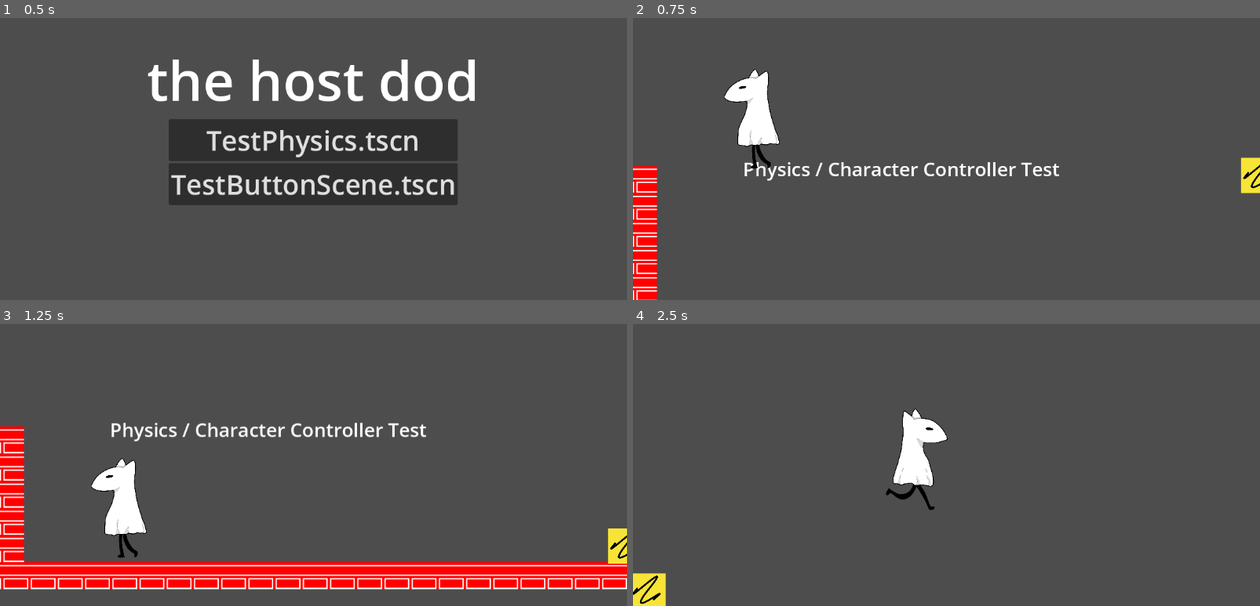
Above: before the commit, frames 1-4 (two rows, left to right).
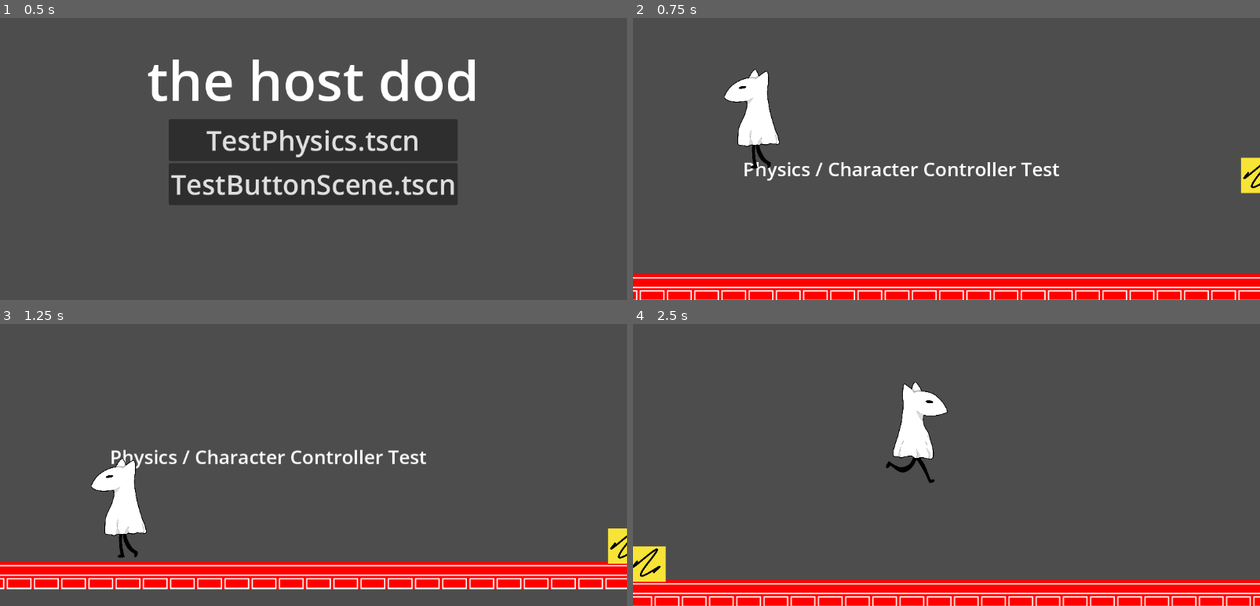
Above: after the commit, the same moments.

Repository: rcivan/ghost-dog
Game: Godot game, scene res://MainTitle.tscn
Same seed, same stepped clock (60 frames per second), same inputs: the game is played once before the commit and once after it.
Inputs:
- Up to frame 1 (0.5 s): no input
- Up to frame 2 (0.75 s): click "TestPhysics.tscn" at 0.5 s
- Up to frame 3 (1.25 s): no input
- Up to frame 4 (2.5 s): hold Q (slide) 1.28-2.03 s; hold Right (right) from 1.28 s (still down); tap Space (jump) at 1.52, 2.27 s; tap Q (slide) at 2.1 s

Frame 1 is identical in both runs. In frame 2, 11% of the frame differs, in the area x 0-100%, y 52-100%; in frame 3, 5.0%; in frame 4, 12%, in the area x 0-100%, y 20-100%.

Commit message:
tilemaped button

Diff:
--- a/game/assets/prelim/tiles/prelim_tiles.tres
+++ b/game/assets/prelim/tiles/prelim_tiles.tres
@@ -1,38 +1,10 @@
 [gd_resource type="TileSet" load_steps=6 format=3 uid="uid://cokllca8dc6h3"]
 
-[ext_resource type="Texture2D" uid="uid://m7jlyrhbw41t" path="res://assets/prelim/button_spritesheet.png" id="1_2ybor"]
+[ext_resource type="PackedScene" uid="uid://dkwrathnvna2f" path="res://elements/stage/Button.tscn" id="2_dj0io"]
 [ext_resource type="Texture2D" uid="uid://y8iaf7dkde7c" path="res://assets/prelim/tiles/spritesheet.png" id="2_rluwx"]
 
 [sub_resource type="TileMapPattern" id="TileMapPattern_y2lqt"]
 tile_data = PackedInt32Array(0, 1, 0, 65536, 1, 1, 1, 65537, 0, 65537, 65537, 1)
-
-[sub_resource type="TileSetAtlasSource" id="TileSetAtlasSource_x0jjn"]
-texture = ExtResource("1_2ybor")
-texture_region_size = Vector2i(50, 50)
-1:1/0 = 0
-1:1/0/physics_layer_0/linear_velocity = Vector2(0, 0)
-1:1/0/physics_layer_0/angular_velocity = 0.0
-1:1/0/physics_layer_0/polygon_0/points = PackedVector2Array(25, 25, 5, -5, 5, -25, -25, -25, -25, 25)
-1:1/0/physics_layer_1/linear_velocity = Vector2(0, 0)
-1:1/0/physics_layer_1/angular_velocity = 0.0
-1:0/0 = 0
-1:0/0/physics_layer_0/linear_velocity = Vector2(0, 0)
-1:0/0/physics_layer_0/angular_velocity = 0.0
-1:0/0/physics_layer_1/linear_velocity = Vector2(0, 0)
-1:0/0/physics_layer_1/angular_velocity = 0.0
-1:0/0/physics_layer_1/polygon_0/points = PackedVector2Array(5, 5, 5, 25, -25, 25, -25, 5)
-0:0/0 = 0
-0:0/0/physics_layer_0/linear_velocity = Vector2(0, 0)
-0:0/0/physics_layer_0/angular_velocity = 0.0
-0:0/0/physics_layer_1/linear_velocity = Vector2(0, 0)
-0:0/0/physics_layer_1/angular_velocity = 0.0
-0:0/0/physics_layer_1/polygon_0/points = PackedVector2Array(-5, 25, -5, 5, 25, 5, 25, 25)
-0:1/0 = 0
-0:1/0/physics_layer_0/linear_velocity = Vector2(0, 0)
-0:1/0/physics_layer_0/angular_velocity = 0.0
-0:1/0/physics_layer_0/polygon_0/points = PackedVector2Array(-25, 25, -5, -5, -5, -25, 25, -25, 25, 25)
-0:1/0/physics_layer_1/linear_velocity = Vector2(0, 0)
-0:1/0/physics_layer_1/angular_velocity = 0.0
 
 [sub_resource type="TileSetAtlasSource" id="TileSetAtlasSource_r6boi"]
 texture = ExtResource("2_rluwx")
@@ -110,6 +82,9 @@
 5:1/0/physics_layer_1/linear_velocity = Vector2(0, 0)
 5:1/0/physics_layer_1/angular_velocity = 0.0
 
+[sub_resource type="TileSetScenesCollectionSource" id="TileSetScenesCollectionSource_a22dp"]
+scenes/1/scene = ExtResource("2_dj0io")
+
 [resource]
 tile_size = Vector2i(50, 50)
 physics_layer_0/collision_layer = 1
@@ -118,5 +93,5 @@
 custom_data_layer_0/name = "button"
 custom_data_layer_0/type = 1
 sources/1 = SubResource("TileSetAtlasSource_r6boi")
-sources/0 = SubResource("TileSetAtlasSource_x0jjn")
+sources/3 = SubResource("TileSetScenesCollectionSource_a22dp")
 pattern_0 = SubResource("TileMapPattern_y2lqt")
--- a/game/elements/stage/Button.tscn
+++ b/game/elements/stage/Button.tscn
@@ -5,7 +5,7 @@
 [ext_resource type="Texture2D" uid="uid://b847ipen7ciqk" path="res://assets/prelim/button/pressed.png" id="3_qgn0p"]
 
 [sub_resource type="RectangleShape2D" id="RectangleShape2D_ptf3a"]
-size = Vector2(69, 31)
+size = Vector2(80, 30)
 
 [sub_resource type="SpriteFrames" id="SpriteFrames_1j6gh"]
 animations = [{
@@ -27,23 +27,26 @@
 }]
 
 [sub_resource type="RectangleShape2D" id="RectangleShape2D_4lpm2"]
-size = Vector2(45, 27)
+size = Vector2(40, 30)
 
 [node name="StaticBody2D" type="StaticBody2D"]
+position = Vector2(0, 25)
 script = ExtResource("1_3w5ju")
+metadata/_edit_group_ = true
 
 [node name="CollisionShape2D" type="CollisionShape2D" parent="."]
-position = Vector2(51.5, 83.5)
+position = Vector2(0, -15)
 shape = SubResource("RectangleShape2D_ptf3a")
 
 [node name="AnimatedSprite2D" type="AnimatedSprite2D" parent="."]
+position = Vector2(-50, -100)
 sprite_frames = SubResource("SpriteFrames_1j6gh")
 centered = false
 
 [node name="Area2D" type="Area2D" parent="."]
 
 [node name="CollisionShape2D" type="CollisionShape2D" parent="Area2D"]
-position = Vector2(54.5, 53.5)
+position = Vector2(0, -47)
 shape = SubResource("RectangleShape2D_4lpm2")
 
 [connection signal="body_entered" from="Area2D" to="." method="_on_area_2d_body_entered"]
--- a/game/test/stages/TestButtonScene.tscn
+++ b/game/test/stages/TestButtonScene.tscn
@@ -7,15 +7,15 @@
 [node name="Button" type="Node2D"]
 
 [node name="StaticBody2D" parent="." instance=ExtResource("1_ht8ex")]
-position = Vector2(527, 253)
+position = Vector2(577, 553)
 
 [node name="TileMap" type="TileMap" parent="."]
 tile_set = ExtResource("2_pmrgn")
 format = 2
-layer_0/tile_data = PackedInt32Array(458752, 1, 0, 524288, 1, 1, 458753, 65537, 0, 524289, 65537, 1, 458754, 1, 0, 524290, 1, 1, 458755, 65537, 0, 524291, 65537, 1, 458756, 1, 0, 524292, 1, 1, 458757, 65537, 0, 524293, 65537, 1, 458758, 1, 0, 524294, 1, 1, 458759, 65537, 0, 524295, 65537, 1, 458760, 1, 0, 524296, 1, 1, 458761, 65537, 0, 524297, 65537, 1, 458762, 1, 0, 524298, 1, 1, 458763, 65537, 0, 524299, 65537, 1, 458764, 1, 0, 524300, 1, 1, 458765, 65537, 0, 524301, 65537, 1, 458766, 1, 0, 524302, 1, 1, 458767, 65537, 0, 524303, 65537, 1, 458768, 1, 0, 524304, 1, 1, 458769, 65537, 0, 524305, 65537, 1, 458770, 1, 0, 524306, 1, 1, 458771, 65537, 0, 524307, 65537, 1, 458772, 1, 0, 524308, 1, 1, 458773, 65537, 0, 524309, 65537, 1, 458774, 1, 0, 524310, 1, 1, 458775, 65537, 0, 524311, 65537, 1)
+layer_0/tile_data = PackedInt32Array(720897, 1, 0, 786433, 1, 1, 720898, 65537, 0, 786434, 65537, 1, 720899, 1, 0, 786435, 1, 1, 720900, 65537, 0, 786436, 65537, 1, 720901, 1, 0, 786437, 1, 1, 720902, 65537, 0, 786438, 65537, 1, 720903, 1, 0, 786439, 1, 1, 720904, 65537, 0, 786440, 65537, 1, 720905, 1, 0, 786441, 1, 1, 720906, 65537, 0, 786442, 65537, 1, 720907, 1, 0, 786443, 1, 1, 720908, 65537, 0, 786444, 65537, 1, 720909, 1, 0, 786445, 1, 1, 720910, 65537, 0, 786446, 65537, 1, 720911, 1, 0, 786447, 1, 1, 720912, 65537, 0, 786448, 65537, 1, 720913, 1, 0, 786449, 1, 1, 720914, 65537, 0, 786450, 65537, 1, 720915, 1, 0, 786451, 1, 1, 720916, 65537, 0, 786452, 65537, 1, 720917, 1, 0, 786453, 1, 1, 720918, 65537, 0, 786454, 65537, 1, 720919, 1, 0, 786455, 1, 1)
 
 [node name="Player" parent="." instance=ExtResource("3_q5gj0")]
-position = Vector2(245, 67)
+position = Vector2(345, 267)
 
 [node name="Camera2D" type="Camera2D" parent="Player"]
 position = Vector2(2.08165e-12, -150)
--- a/game/test/stages/TestPhysics.tscn
+++ b/game/test/stages/TestPhysics.tscn
@@ -33,11 +33,11 @@
 limit_top = 0
 
 [node name="Map" type="TileMap" parent="."]
-position = Vector2(-6, -2.08165e-12)
+position = Vector2(-50, -50)
 tile_set = ExtResource("2_hv3n7")
 format = 2
 layer_0/z_index = -1
-layer_0/tile_data = PackedInt32Array(720897, 1, 0, 655361, 1 …(247 unchanged characters)… 83, 1, 0, 851984, 1, 0, 851985, 1, 0, 851989, 1, 0, 851990, 1, 0, 851991, 1, 0, 851988, 1, 0, 851987, 1, 0, 851986, 1, 0, 851992, 1, 0, 851993, 1, 0, 851994, 1, 0, 851995, 1, 0, 851996, 1, 0, 851997, 1, 0, 851998, 1, 0, 851999, 1, 0, 852000, 1, 0, 852001, 65537, 0, 852002, 1, 0, 852003, 1, 0, 852004, 1, 0, 852005, 1, 0, 852006, 1, 0, 852007, 1, 0, 852008, 1, 0, 852009, 1, 0, 852010, 1, 0, 852011, 1, 0, 852012, 1, 0, 852013, 1, 0, 852014, 1, 0, 852015, 1, 0, 852016, 1, 0, 852017, 1, 0, 852018, 1, 0, 852019, 1, 0, 852020, 1, 0, 852021, 1, 0, 852022, 1, 0, 852023, 1, 0, 852024, 1, 0, 852025, 1, 0, 852026, 1, 0, 852027, 1, 0, 852028, 1, 0, 852029, 1, 0)
+layer_0/tile_data = PackedInt32Array(720897, 1, 0, 655361, 1 …(247 unchanged characters)… 83, 1, 0, 851984, 1, 0, 851985, 1, 0, 852002, 1, 0, 852003, 1, 0, 852004, 1, 0, 852005, 1, 0, 852006, 1, 0, 852007, 1, 0, 852008, 1, 0, 852009, 1, 0, 852010, 1, 0, 852011, 1, 0, 852012, 1, 0, 852013, 1, 0, 852014, 1, 0, 852015, 1, 0, 852016, 1, 0, 852017, 1, 0, 852018, 1, 0, 852019, 1, 0, 852020, 1, 0, 852021, 1, 0, 852022, 1, 0, 852023, 1, 0, 852024, 1, 0, 852025, 1, 0, 852026, 1, 0, 852027, 1, 0, 852028, 1, 0, 852029, 1, 0, 851986, 1, 0, 851987, 1, 0, 851988, 1, 0, 851989, 1, 0, 851990, 1, 0, 851991, 1, 0, 851992, 1, 0, 851993, 1, 0, 851994, 1, 0, 851995, 1, 0, 851996, 1, 0, 851997, 1, 0, 851998, 1, 0, 851999, 1, 0, 852000, 1, 0, 852001, 1, 0)
 layer_1/name = ""
 layer_1/enabled = true
 layer_1/modulate = Color(1, 1, 1, 1)
